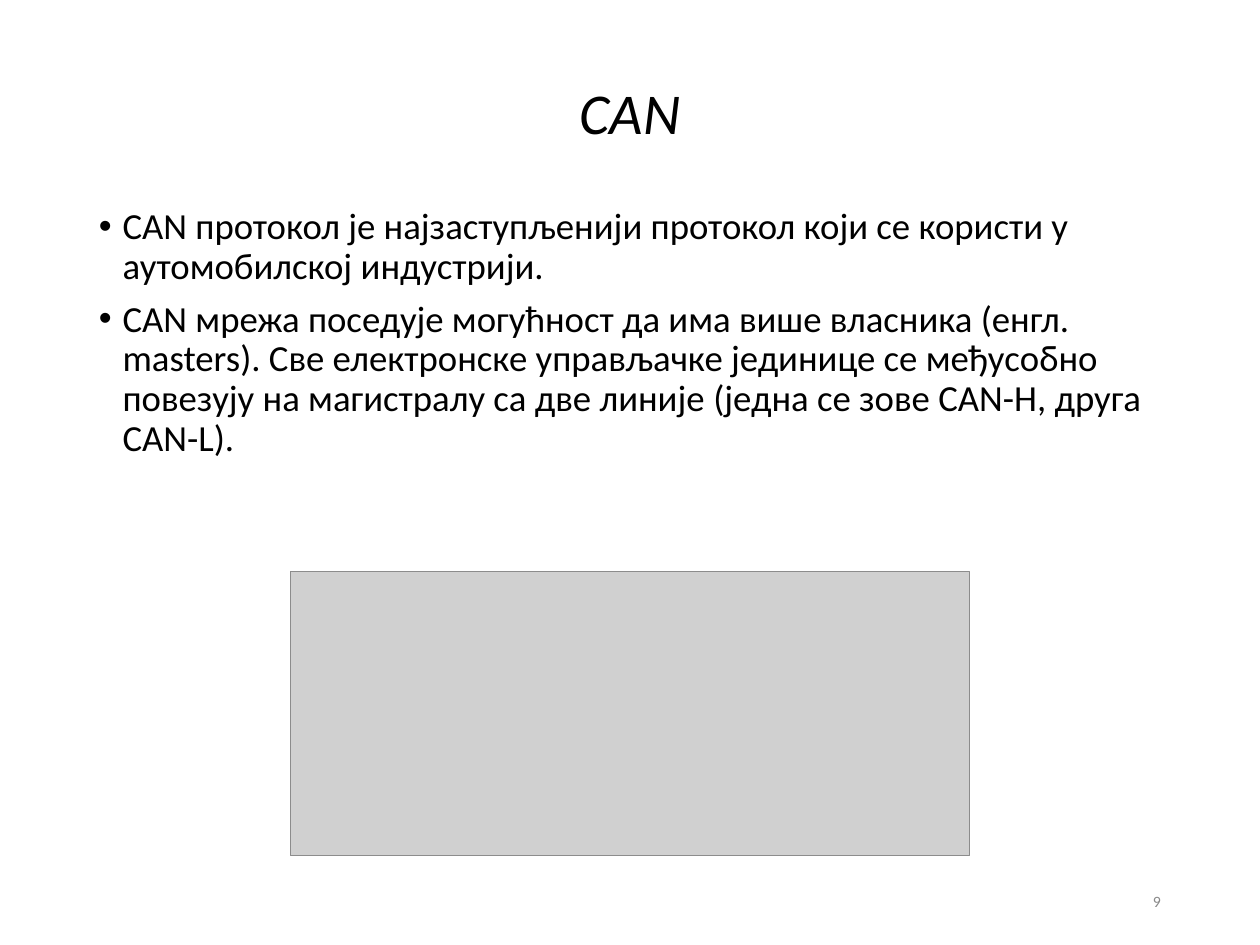
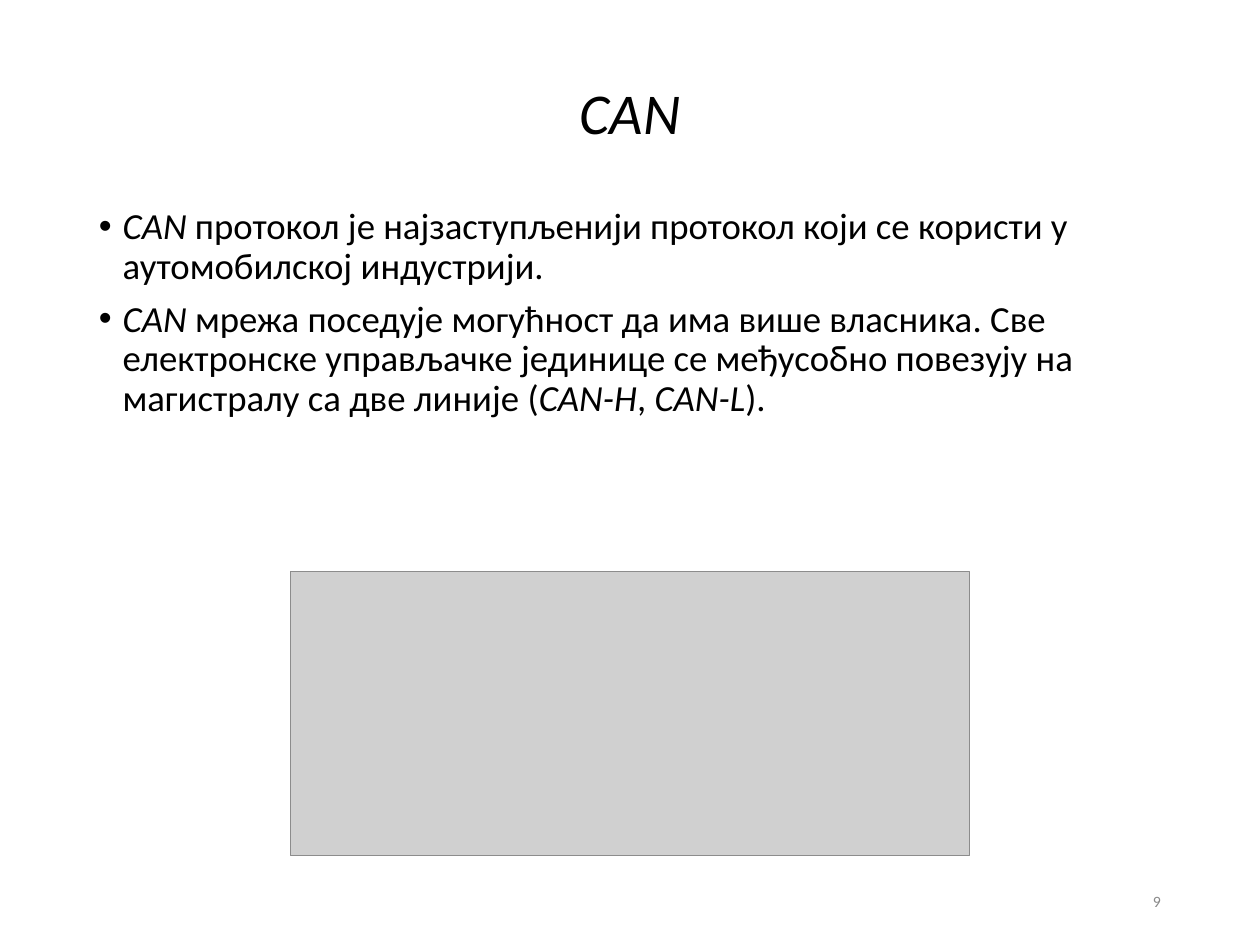
Before and after one commit to fjasic/bsc, a slide deck: slide 9 of documentation/Filip_Jasic_RA46-2014-prezentacija.ppt. Drawn at 1260x945 pixels with LibreOffice and Linux fonts; fonts in the diff are those of the drawing; grey boxes stand for pictures; background and template pictures are left out. Boxes give left, top, right and bottom in pixels: in the first picture for what was removed or moved away, otherwise in the second. Text is boxed around its words. In the diff, an @@ line names an element or a change of style, - is before the commit and + after.

```diff
--- a/documentation/Filip_Jasic_RA46-2014-prezentacija.ppt
+++ b/documentation/Filip_Jasic_RA46-2014-prezentacija.ppt
@@ text at (123,213,1068,286): italic on in "CAN" @@
@@ text at (123,306,1073,418): text changed @@
-• CAN мрежа поседује могућност да има више власника (енгл. masters). Све електронске управљачке јединице се међусобно повезују на магистралу са две линије (једна се зове CAN-H, друга CAN-L).
+• CAN мрежа поседује могућност да има више власника. Све електронске управљачке јединице се међусобно повезују на магистралу са две линије (CAN-H, CAN-L).
```
Also in this commit, not shown: 8 other slides changed, 6 other files.
